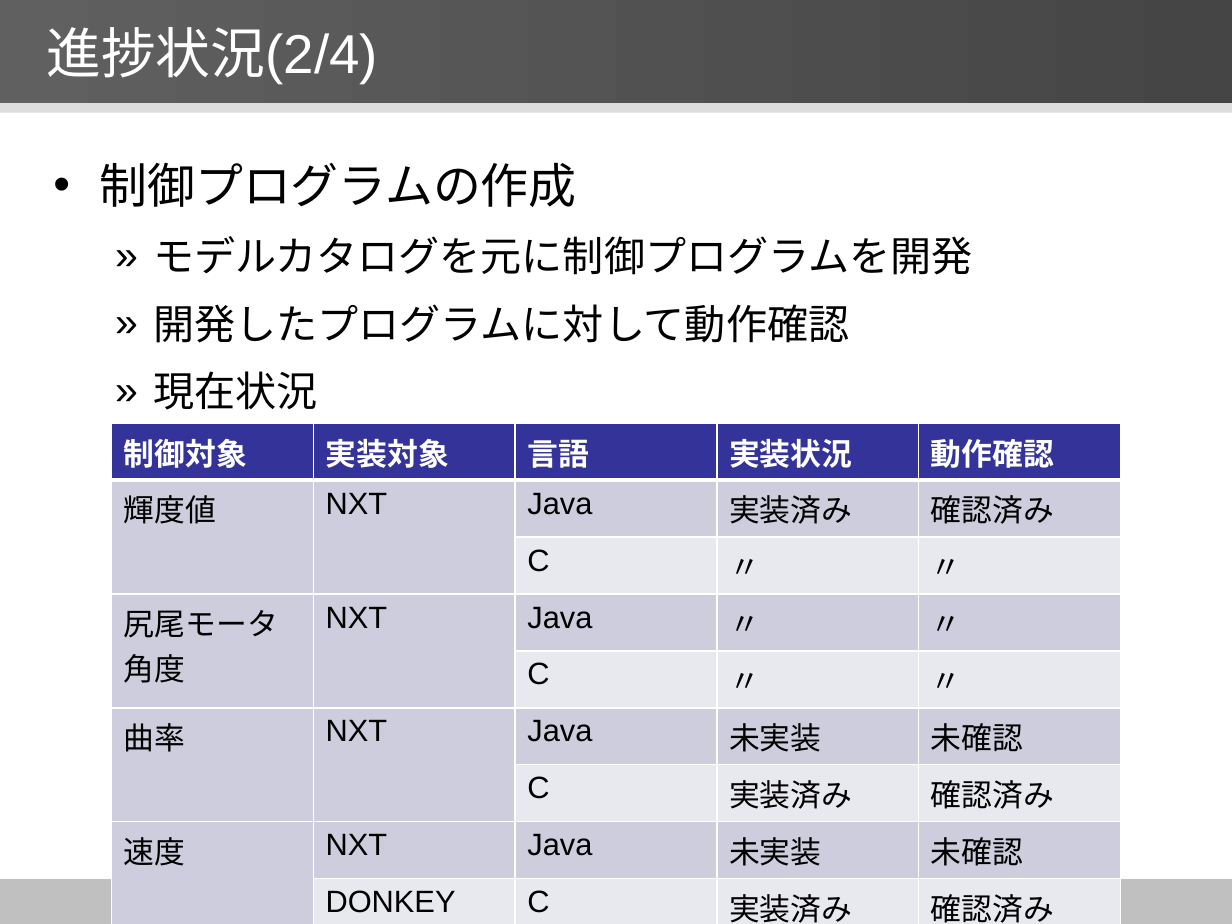
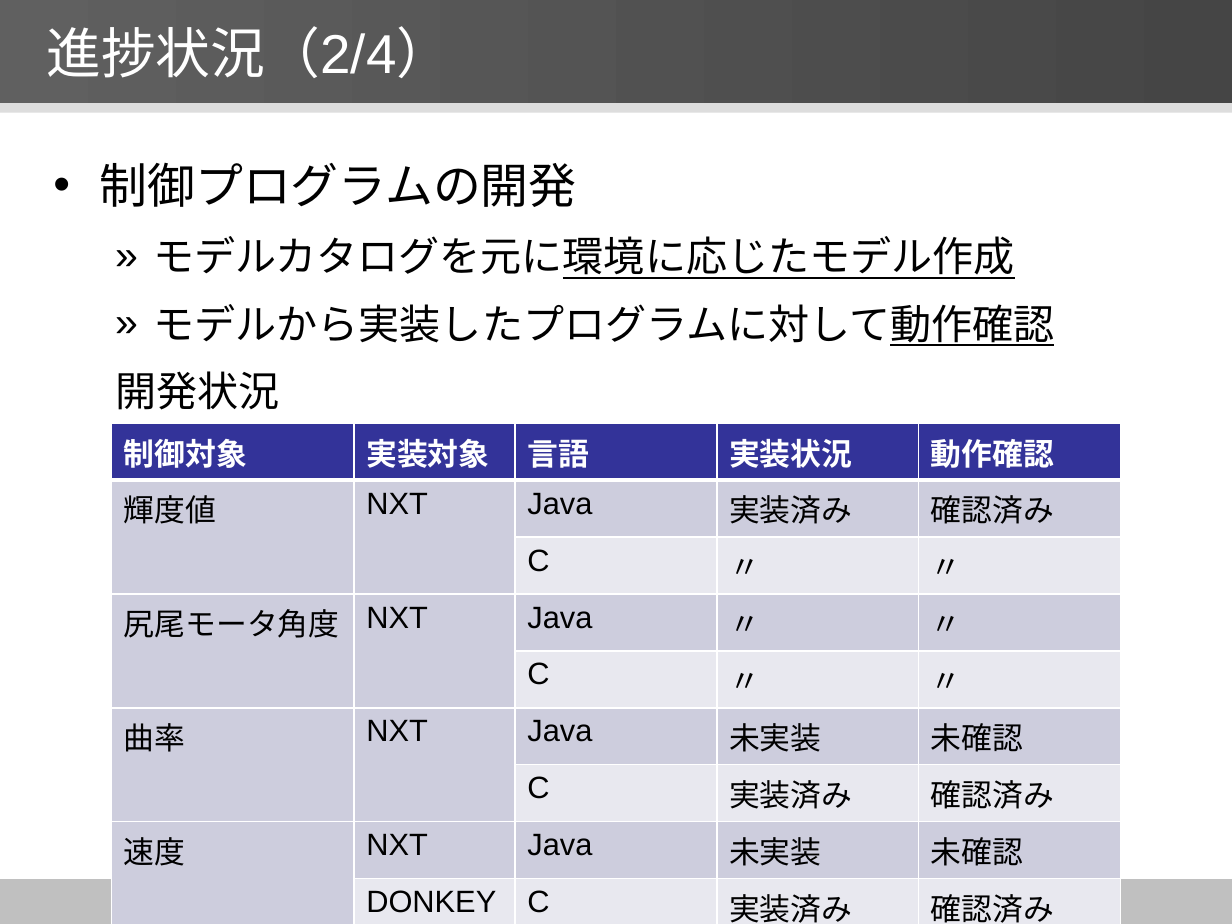
Before and after one commit to YutaNiimura/leJOS-OSEK, a slide deck: slide 18 of 中間発表関連/5I25新村祐太 中間発表スライドver0.5.pptx. Drawn at 1232x924 pixels with LibreOffice and Linux fonts; fonts in the diff are those of the drawing. Boxes give left, top, right and bottom in pixels: in the first picture for what was removed or moved away, otherwise in the second. Text is boxed around its words. In the diff, an @@ line names an element or a change of style, - is before the commit and + after.

```diff
--- a/中間発表関連/5I25新村祐太 中間発表スライドver0.5.pptx
+++ b/中間発表関連/5I25新村祐太 中間発表スライドver0.5.pptx
@@ title at bbox=[46, 26, 451, 78]: text changed @@
-進捗状況(2/4)
+進捗状況（2/4）
@@ text at bbox=[100, 163, 1055, 410]: text changed @@
-• 制御プログラムの作成
-  » モデルカタログを元に制御プログラムを開発
-  » 開発したプログラムに対して動作確認
-  » 現在状況
+• 制御プログラムの開発
+  » モデルカタログを元に環境に応じたモデル作成
+  » モデルから実装したプログラムに対して動作確認
+  開発状況
```
Also in this commit, not shown: 19 other slides changed, 2 other files.
